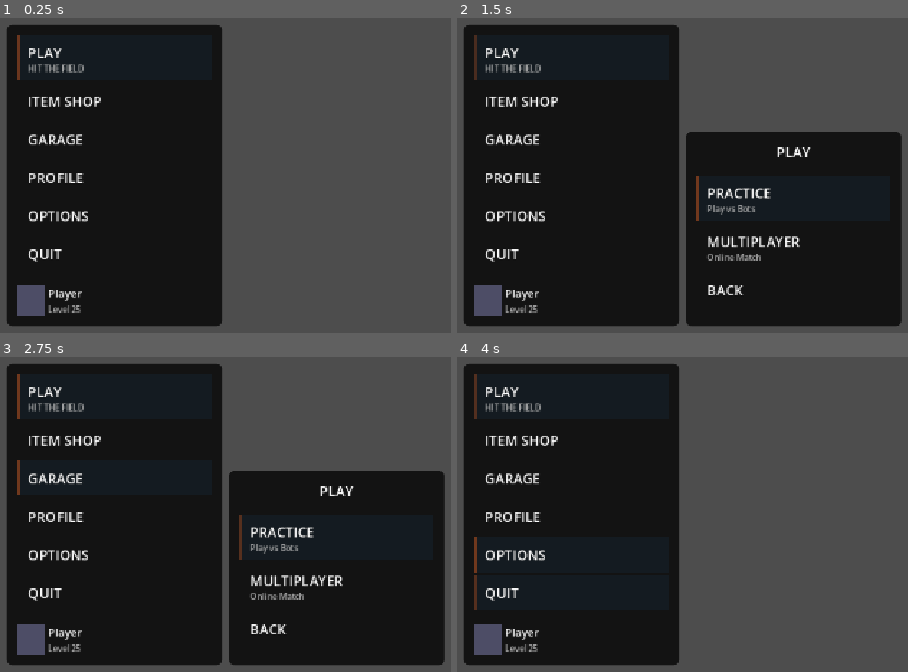
Above: before the commit, frames 1-4 (two rows, left to right).
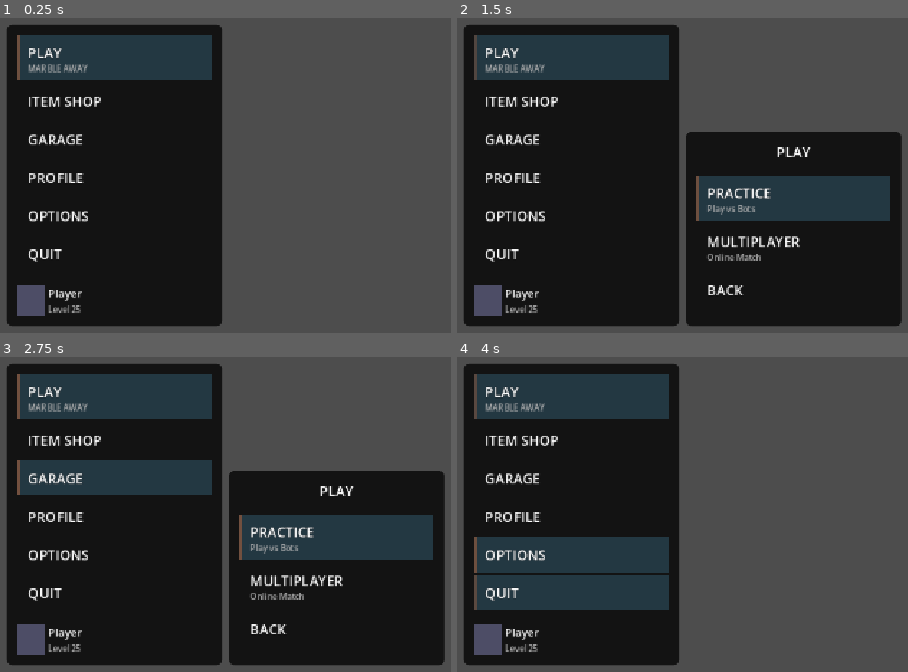
Above: after the commit, the same moments.

Repository: wize-logic/realmarble2
Game: Godot game, scene res://rl_main_menu.tscn
Same seed, same stepped clock (60 frames per second), same inputs: the game is played once before the commit and once after it. This scene is started directly instead of the project's main scene.
Inputs (mouse positions are in pixels of both pictures, inside the frame that each line leads up to):
- Up to frame 1 (0.25 s): no input
- Up to frame 2 (1.5 s): tap Enter (ui_accept) at 0.5, 0.77, 1.25 s; move the mouse to (569, 58) at 0.52 s; hold D (right) 0.53-1.28 s; tap C (capture) at 0.6 s; click (569, 58) at 0.67 s; move the mouse to (569, 99) at 1.27 s; hold S (down) from 1.28 s (still down); tap E (use_ability) at 1.35 s; click (569, 99) at 1.42 s
- Up to frame 3 (2.75 s): tap Enter (ui_accept) at 1.52 s; tap F (respawn) at 2 s; move the mouse to (112, 479) at 2.02 s; release S (down) at 2.03 s; hold D (right) from 2.03 s (still down); tap Space at 2.1 s; click (112, 479) at 2.17 s
- Up to frame 4 (4 s): tap Enter (ui_accept) at 2.75, 3.02, 3.77 s; move the mouse to (569, 517) at 2.77 s; release D (right) at 2.78 s; hold Up (ui_up) 2.78-3.53 s; tap O at 2.85 s; click (569, 517) at 2.92 s; tap F (respawn) at 3.5 s; move the mouse to (569, 555) at 3.52 s; hold A (left) from 3.53 s (still down); tap Shift at 3.6 s; click (569, 555) at 3.67 s

The runs differ from the first frame. In frame 1, 6.0% of the frame differs, in the area x 3-48%, y 5-20%; in frame 2, 12%; in frame 3, 16%, in the area x 3-97%, y 5-65%; in frame 4, 15%.

Commit message:
Fix menu flickering and change subtitle to 'MARBLE AWAY'
Changes:
- Fixed flickering by removing property setters that were calling update_appearance() too often
- Simplified button state handling - all updates now in _process() only
- Changed 'HIT THE FIELD' to 'MARBLE AWAY'
- Added debug output to track play submenu issues

Diff:
--- a/rl_main_menu.tscn
+++ b/rl_main_menu.tscn
@@ -62,7 +62,7 @@
 [node name="PlayButton" parent="BottomLeftMenu/MarginContainer/VBoxContainer/MenuButtons" instance=ExtResource("2")]
 layout_mode = 2
 button_text = "PLAY"
-subtitle_text = "HIT THE FIELD"
+subtitle_text = "MARBLE AWAY"
 is_highlighted = true
 
 [node name="ItemShopButton" parent="BottomLeftMenu/MarginContainer/VBoxContainer/MenuButtons" instance=ExtResource("2")]
--- a/scripts/ui/menu/rl_main_menu.gd
+++ b/scripts/ui/menu/rl_main_menu.gd
@@ -118,8 +118,10 @@
 		buttons[current_focus_index]._activate()
 
 func _on_main_button_pressed(button: RLMenuButton) -> void:
+	print("Main button pressed: ", button.name)
 	match button.name:
 		"PlayButton":
+			print("Showing submenu")
 			show_submenu()
 		"ItemShopButton":
 			item_shop_pressed.emit()
@@ -144,9 +146,12 @@
 			hide_submenu()
 
 func show_submenu() -> void:
+	print("show_submenu called")
 	in_submenu = true
 	if play_submenu:
+		print("Setting play_submenu visible")
 		play_submenu.visible = true
+		print("Submenu is now visible: ", play_submenu.visible)
 
 	# Clear focus from main menu
 	if current_focus_index >= 0 and current_focus_index < menu_buttons.size():
@@ -155,7 +160,10 @@
 	# Focus first submenu button
 	current_focus_index = 0
 	if submenu_buttons.size() > 0:
+		print("Focusing first submenu button")
 		submenu_buttons[0].focus_entered()
+	else:
+		print("No submenu buttons found!")
 
 func hide_submenu() -> void:
 	in_submenu = false
--- a/scripts/ui/menu/rl_menu_button.gd
+++ b/scripts/ui/menu/rl_menu_button.gd
@@ -1,7 +1,7 @@
 extends Control
 class_name RLMenuButton
 
-## Rocket League-style left sidebar menu button
+## Rocket League-style menu button
 
 signal button_pressed
 
@@ -9,14 +9,8 @@
 @export var subtitle_text: String = ""
 @export var is_highlighted: bool = false
 
-var is_hovered: bool = false:
-	set(value):
-		is_hovered = value
-		update_appearance()
-var is_focused: bool = false:
-	set(value):
-		is_focused = value
-		update_appearance()
+var is_hovered: bool = false
+var is_focused: bool = false
 
 @onready var main_label: Label = $MainLabel
 @onready var subtitle_label: Label = $SubtitleLabel
@@ -40,32 +34,26 @@
 		main_label.offset_bottom = 4.0
 		custom_minimum_size.y = 65.0
 
-	update_appearance()
-
 	mouse_entered.connect(_on_mouse_entered)
 	mouse_exited.connect(_on_mouse_exited)
 	gui_input.connect(_on_gui_input)
 
 func _process(delta: float) -> void:
-	# Only animate pulse when active
-	if is_hovered or is_focused or is_highlighted:
-		pulse_time += delta
-		if edge_glow:
+	var active: bool = is_hovered or is_focused or is_highlighted
+
+	# Update highlight visibility
+	if highlight:
+		highlight.visible = active
+
+	# Update edge glow with pulse animation
+	if edge_glow:
+		edge_glow.visible = active
+		if active:
+			pulse_time += delta
 			var pulse: float = (sin(pulse_time * 3.0) + 1.0) * 0.5
 			edge_glow.modulate = Color(1.0, 0.6, 0.2, 0.4 + pulse * 0.3)
-
-func update_appearance() -> void:
-	var active: bool = is_hovered or is_focused or is_highlighted
-
-	if highlight:
-		highlight.visible = active
-		if active:
-			highlight.modulate = Color(0.4, 0.8, 1.0, 0.3)
-
-	if edge_glow:
-		edge_glow.visible = active
-		if not active:
-			edge_glow.modulate = Color.TRANSPARENT
+		else:
+			pulse_time = 0.0
 
 func _on_mouse_entered() -> void:
 	is_hovered = true
